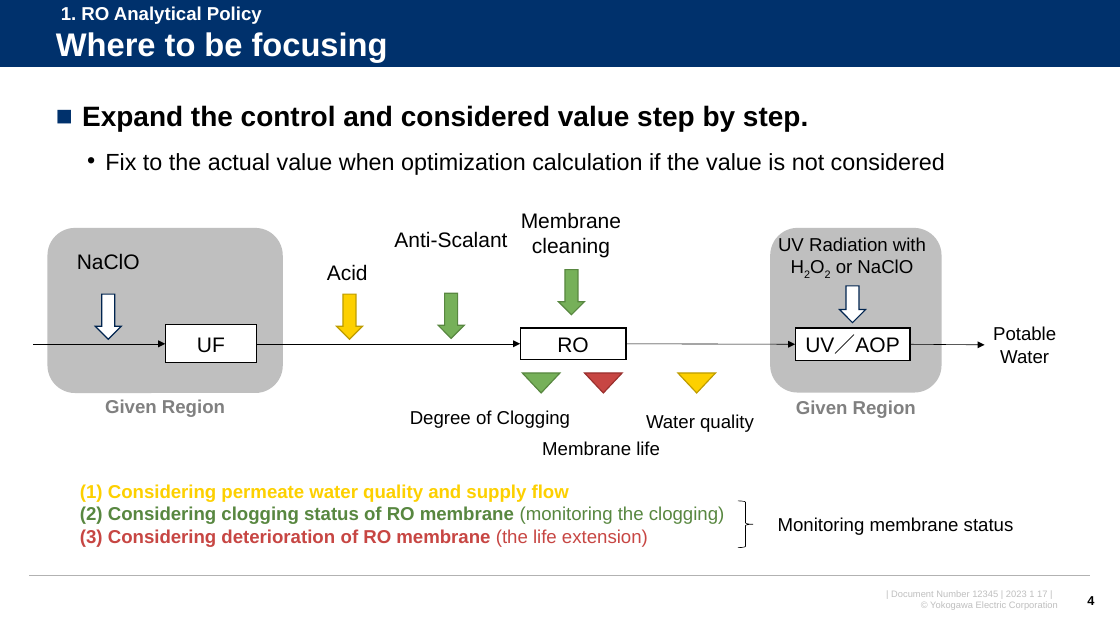
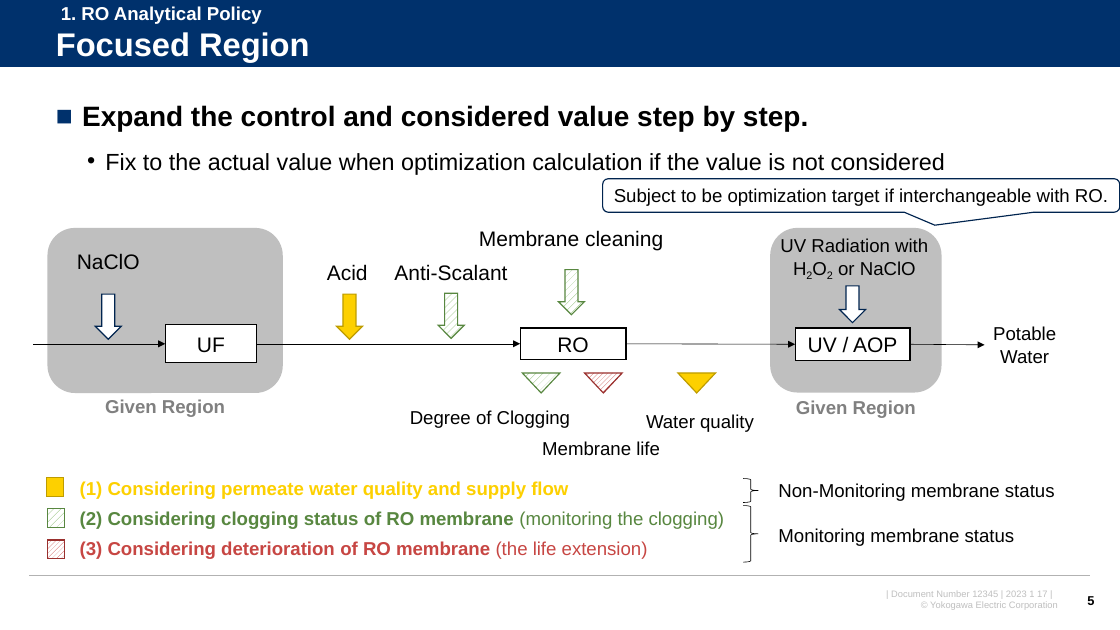
Before and after one commit to watarukumagai-git/opt, a slide deck: slide 5 of Reuse_Water/230127_NAWI RO analysis for SGDC_rev.0.pptx (slide 4 before the commit). Drawn at 1120x630 pixels with LibreOffice and Linux fonts; fonts in the diff are those of the drawing; background and template pictures are left out. Boxes give left, top, right and bottom in pixels: in the first picture for what was removed or moved away, otherwise in the second. Text is boxed around its words. In the diff, an @@ line names an element or a change of style, - is before the commit and + after.

```diff
--- a/Reuse_Water/230127_NAWI RO analysis for SGDC_rev.0.pptx
+++ b/Reuse_Water/230127_NAWI RO analysis for SGDC_rev.0.pptx
@@ title at (x1=56, y1=32, x2=310, y2=62): text changed @@
-Where to be focusing
+Focused Region
@@ rounded speech box added at (x1=602, y1=179, x2=1120, y2=213), fill #FFFFFF, outline #002450 1 pt, 16 pt, text #000000 @@
+Subject to be optimization target if interchangeable with RO.
@@ text "Membrane cleaning" rewrapped from (x1=521, y1=212, x2=621, y2=258) to (x1=479, y1=230, x2=663, y2=250) @@
@@ text "Anti-Scalant" moved from (x1=394, y1=231, x2=507, y2=248) to (x1=394, y1=264, x2=507, y2=281) @@
@@ fill #76B059 to pattern #76B059 on #FFFFFF in 3 elements at (x1=439, y1=293, x2=465, y2=339), (x1=523, y1=373, x2=560, y2=393), (x1=559, y1=270, x2=585, y2=315) @@
@@ text in rectangle at (x1=808, y1=337, x2=897, y2=353): text changed @@
-UV／AOP
+UV / AOP
@@ triangle at (x1=585, y1=373, x2=623, y2=393): fill #C74643 to pattern #C74643 on #FFFFFF @@
@@ rectangle added at (x1=47, y1=478, x2=64, y2=497), fill #FDD000, outline #BE9C00 1 pt @@
@@ right brace added at (x1=744, y1=479, x2=759, y2=503), outline #000000 0.5 pt @@
@@ rectangle added at (x1=48, y1=508, x2=65, y2=528), fill pattern #76B059 on #FFFFFF, outline #588740 1 pt @@
@@ text at (x1=80, y1=506, x2=725, y2=547): paragraphs removed @@
-(2) Considering clogging status of RO membrane (monitoring the clogging)
-(3) Considering deterioration of RO membrane (the life extension)
@@ right brace resized from (x1=739, y1=501, x2=754, y2=548) to (x1=744, y1=506, x2=759, y2=562) @@
@@ text added at (x1=778, y1=483, x2=1055, y2=501), 16 pt, text #000000 @@
+Non-Monitoring membrane status
@@ text added at (x1=80, y1=511, x2=725, y2=529), 16 pt, text #588740, bold @@
+(2) Considering clogging status of RO membrane (monitoring the clogging)
@@ text "Monitoring membrane status" moved from (x1=778, y1=517, x2=1014, y2=535) to (x1=778, y1=528, x2=1015, y2=546) @@
@@ rectangle added at (x1=48, y1=540, x2=65, y2=560), fill pattern #C74643 on #FFFFFF, outline #9A302E 1 pt @@
@@ text added at (x1=80, y1=541, x2=648, y2=559), 16 pt, text #C74643, bold @@
+(3) Considering deterioration of RO membrane (the life extension)
@@ page number at (x1=1087, y1=596, x2=1094, y2=605): text changed @@
-4
+5
```
Also in this commit, not shown: 2 other slides changed, 4 slides added, 1 slide removed.
